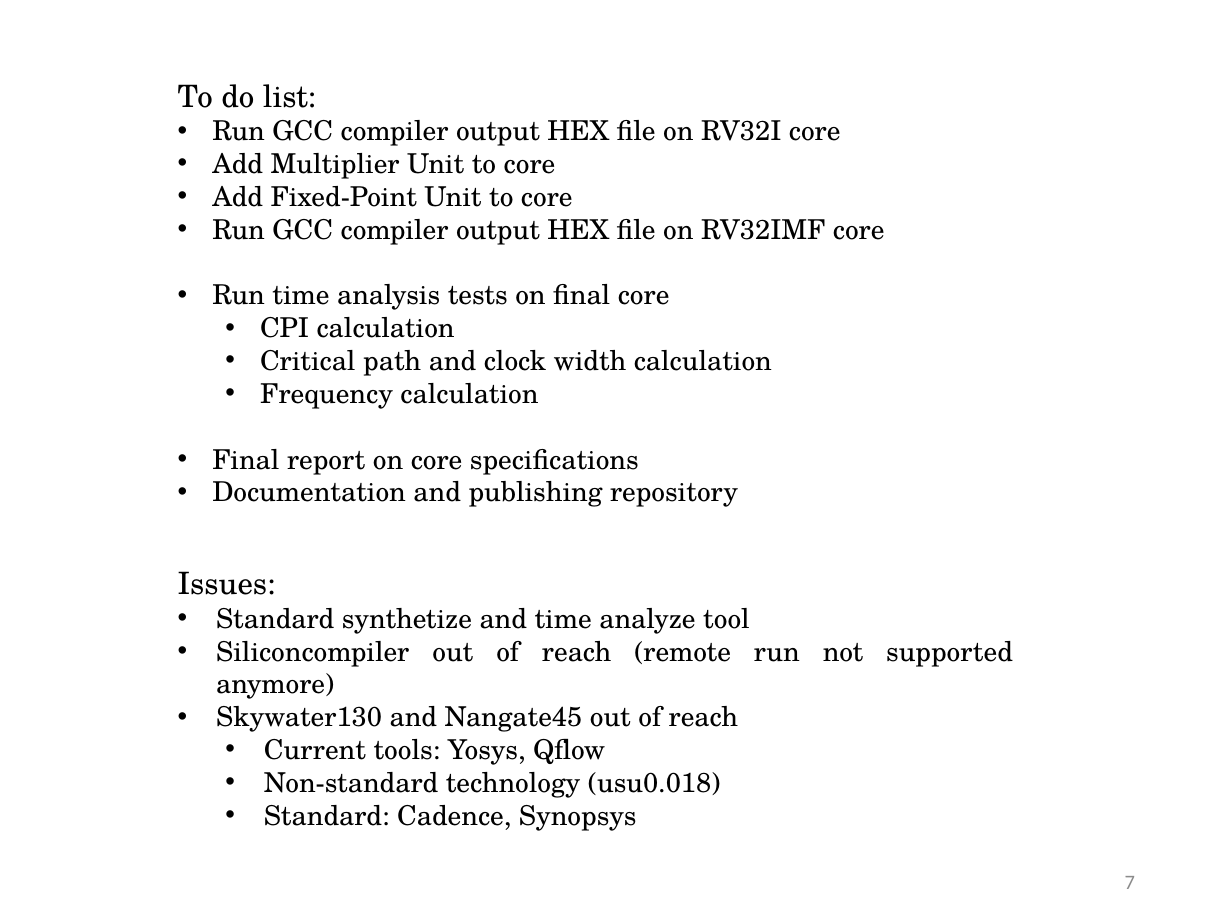
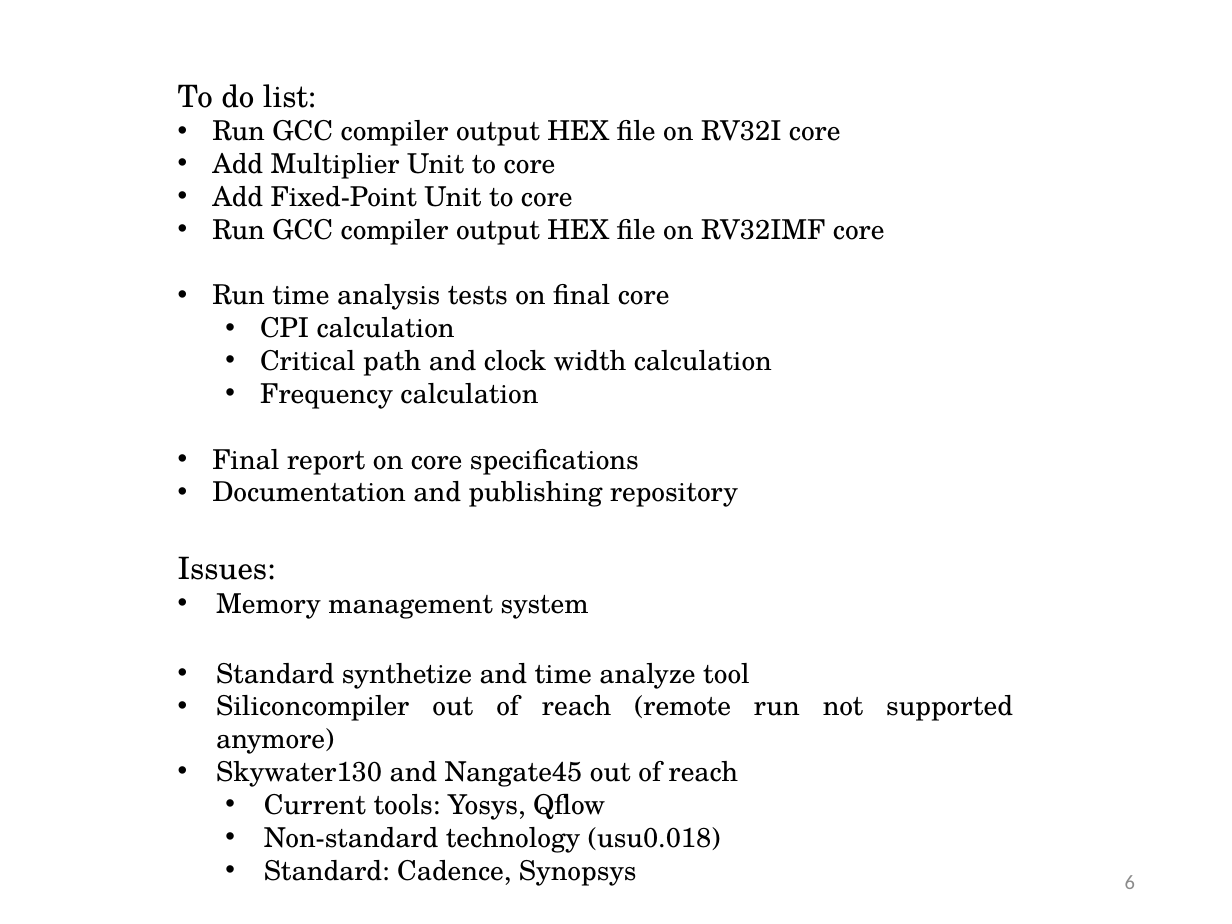
Before and after one commit to phoeniX-Digital-Design/phoeniX, a slide deck: slide 6 of Documents/RV32 CPU Design - August 27th.pptx (slide 7 before the commit). Drawn at 1232x924 pixels with LibreOffice and Linux fonts; fonts in the diff are those of the drawing. Boxes give left, top, right and bottom in pixels: in the first picture for what was removed or moved away, otherwise in the second. Text is boxed around its words. In the diff, an @@ line names an element or a change of style, - is before the commit and + after.

```diff
--- a/Documents/RV32 CPU Design - August 27th.pptx
+++ b/Documents/RV32 CPU Design - August 27th.pptx
@@ text "Issues:": place and size @@
-text "Issues:" at (178,571,1013,831)
+text "Issues:" at (178,556,1013,886)
@@ text at (216,593,589,619): paragraph added @@
+• Memory management system
@@ page number at (1125,875,1135,889): text changed @@
-7
+6
```
Also in this commit, not shown: 1 slide removed.
